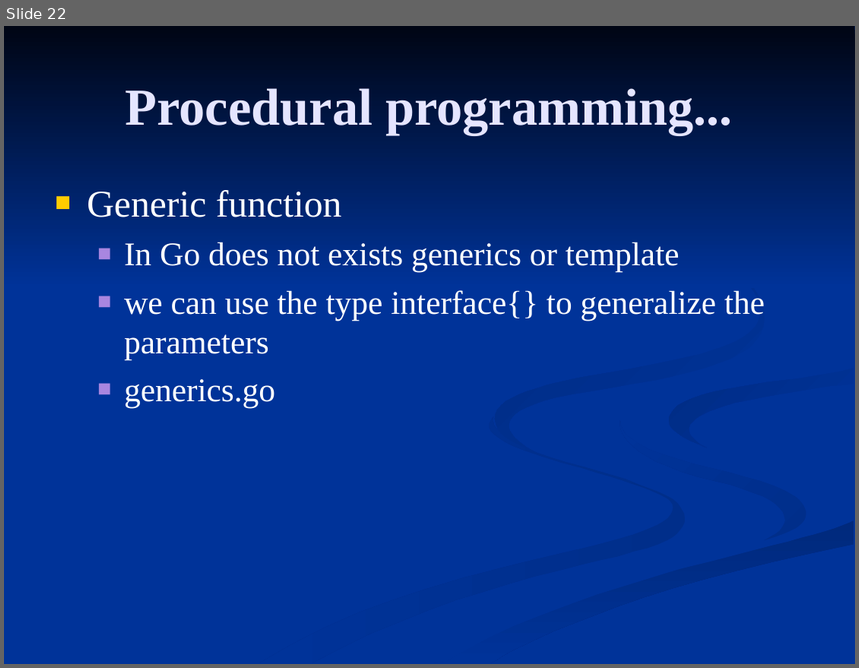
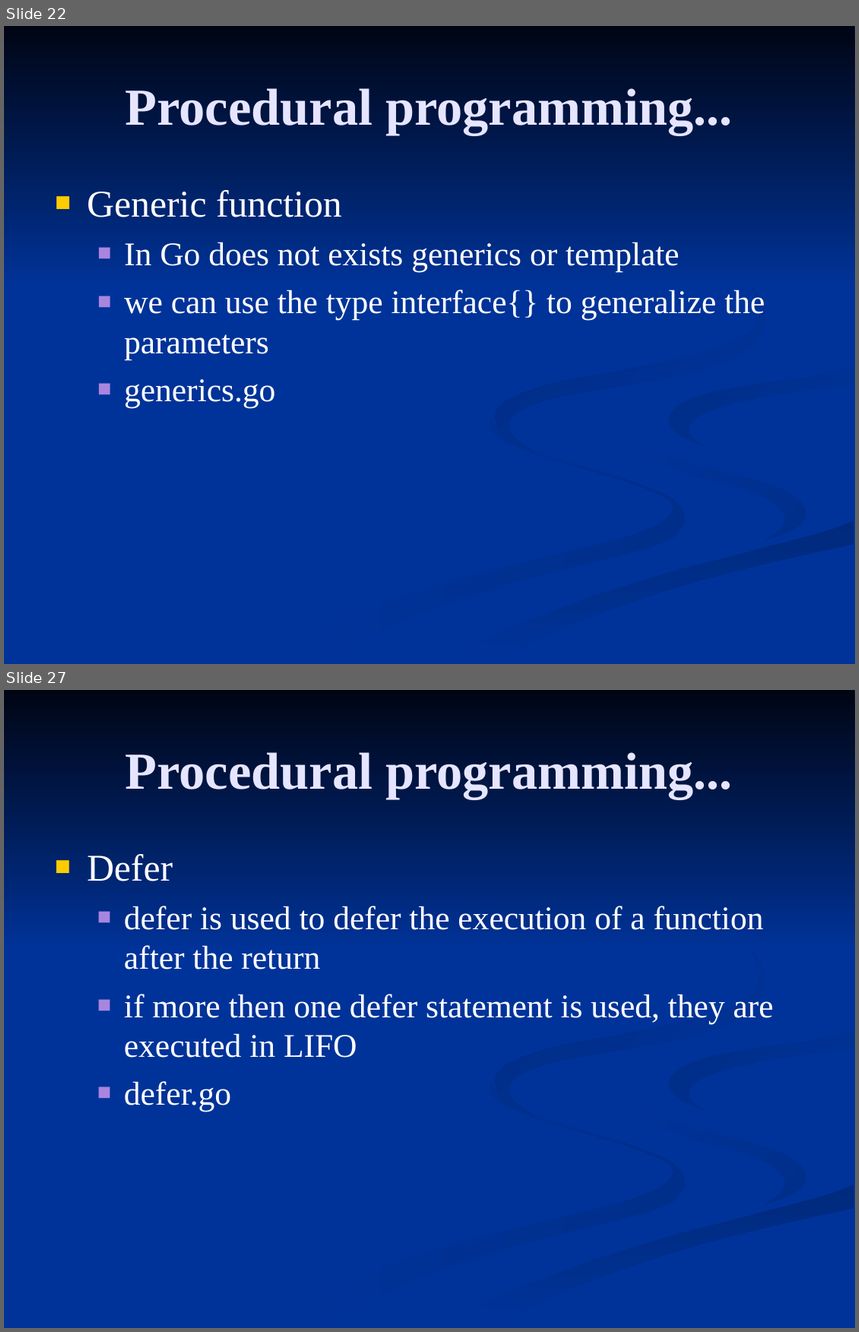
Before and after one commit to FrancoMelandri/GoLang, a slide deck: golang.ppt. Shown one above the other, each under a label of ours: slide 22 before the commit, slides 22 and 27 after it; the slides between them are not shown. The pictures are 859x668 and 859x1332 pixels, drawn with LibreOffice and Linux fonts; fonts in the diff are those of the drawing. Boxes give left, top, right and bottom in pixels: in the first picture for what was removed or moved away, otherwise in the second. Text is boxed around its words. In the diff, an @@ line names an element or a change of style, - is before the commit and + after.

```diff
--- a/golang.ppt
+++ b/golang.ppt
@@ slide 27 added at [4,690,855,1328], background #003399; not listed: 7 template elements that a slide beside it also shows @@
@@ title added at [126,752,733,799], 44 pt, text #E5E5FF, bold @@
+Procedural programming...
@@ text added at [87,854,774,1112], 28 pt, text #FFFFFF @@
+■ Defer
+  ■ defer is used to defer the execution of a function after the return
+  ■ if more then one defer statement is used, they are executed in LIFO
+  ■ defer.go
@@ slide 22 changed as well @@
@@ freeform shape at [495,224,765,452]: fill gradient #003399 to #002B81 to gradient #002B82 to #003399 @@
```
Also in this commit, not shown: 21 other slides changed, 5 other slides added, 3 other files.
